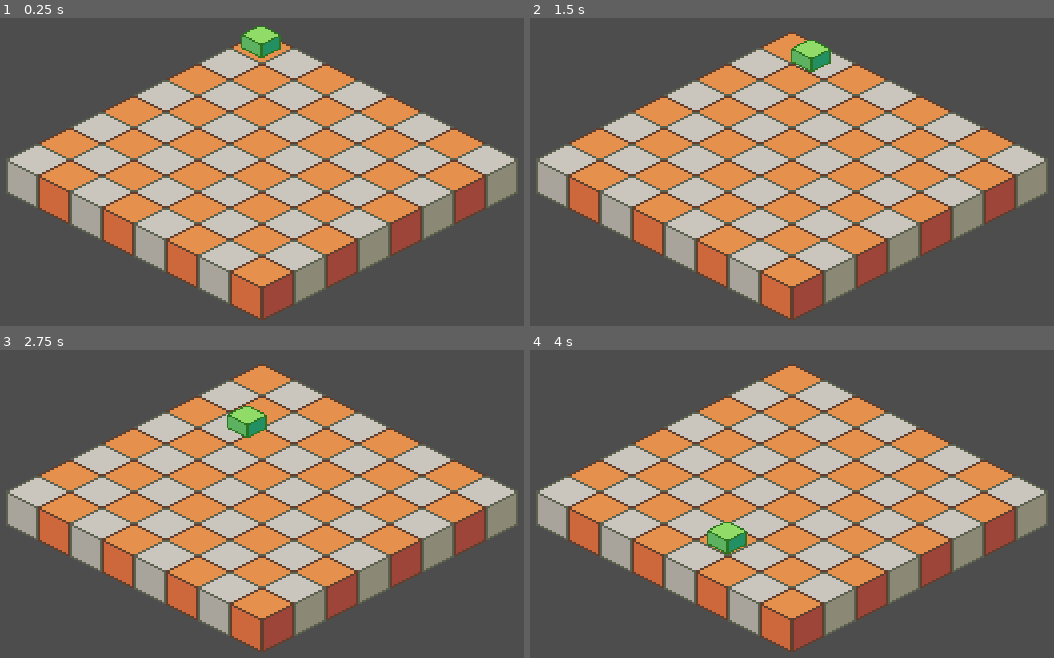
Above: before the commit, frames 1-4 (two rows, left to right).
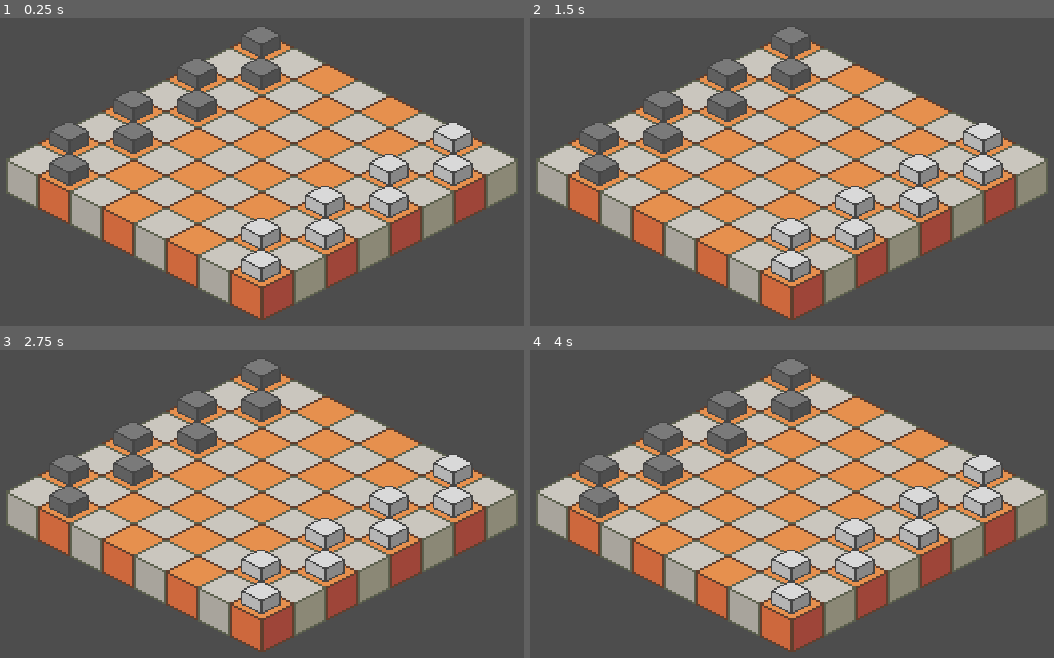
Above: after the commit, the same moments.

Repository: kroraf/checkersproject
Game: Godot game, scene res://scenes/game.tscn
Two runs of this game, one before a commit and one after it. Both use one fixed random seed, a clock stepped at 60 frames per second and the inputs below.
Inputs (mouse positions are in pixels of both pictures, inside the frame that each line leads up to):
- Up to frame 1 (0.25 s): no input
- Up to frame 2 (1.5 s): tap Enter at 0.5 s; move the mouse to (928, 153) at 0.52 s; click (928, 153) at 0.6 s; right-click (928, 153) at 0.8 s; tap Space at 1.25 s; move the mouse to (655, 187) at 1.27 s; right-click (655, 187) at 1.35 s
- Up to frame 3 (2.75 s): click (125, 519) at 1.55 s; move the mouse to (319, 423) at 2.02 s; click (319, 423) at 2.1 s; right-click (319, 423) at 2.3 s
- Up to frame 4 (4 s): move the mouse to (755, 574) at 2.77 s; right-click (755, 574) at 2.85 s; click (755, 574) at 3.05 s; move the mouse to (975, 556) at 3.52 s; click (975, 556) at 3.6 s; right-click (975, 556) at 3.8 s

The runs differ from the first frame. In frame 1, 9.3% of the frame differs, in the area x 9-91%, y 2-86%; in frame 2, 9.6%; in frame 3, 9.6%; in frame 4, 9.8%.

Commit message:
Selecting pawns, highlighting tiles
Selecting pawns, highlighting tiles, moving to highlights, pawn outline shader

Diff:
--- a/project.godot
+++ b/project.godot
@@ -15,6 +15,10 @@
 config/features=PackedStringArray("4.3", "Forward Plus")
 config/icon="res://icon.svg"
 
+[autoload]
+
+Events="*res://scripts/Events.gd"
+
 [display]
 
 window/size/viewport_width=320
@@ -30,6 +34,11 @@
 "events": [Object(InputEventMouseButton,"resource_local_to_scene":false,"resource_name":"","device":-1,"window_id":0,"a …(253 unchanged characters)…
 ]
 }
+rmb_click={
+"deadzone": 0.5,
+"events": [Object(InputEventMouseButton,"resource_local_to_scene":false,"resource_name":"","device":-1,"window_id":0,"alt_pressed":false,"shift_pressed":false,"ctrl_pressed":false,"meta_pressed":false,"button_mask":2,"position":Vector2(347, 12),"global_position":Vector2(356, 58),"factor":1.0,"button_index":2,"canceled":false,"pressed":true,"double_click":false,"script":null)
+]
+}
 
 [rendering]
 
--- /dev/null
+++ b/scenes/black_pawn.tscn
@@ -0,0 +1,10 @@
+[gd_scene load_steps=3 format=3 uid="uid://codbcni3tm0ut"]
+
+[ext_resource type="PackedScene" uid="uid://ca0ge5iie1ix" path="res://scenes/pawn.tscn" id="1_caks1"]
+[ext_resource type="Texture2D" uid="uid://ca7ajc5fji80f" path="res://assets/tiles/small-cube-black.png" id="2_p4bpo"]
+
+[node name="BlackPawn" instance=ExtResource("1_caks1")]
+type = "black"
+
+[node name="Sprite2D" parent="." index="0"]
+texture = ExtResource("2_p4bpo")
--- a/scenes/pawn.tscn
+++ b/scenes/pawn.tscn
@@ -1,9 +1,13 @@
-[gd_scene load_steps=3 format=3 uid="uid://ca0ge5iie1ix"]
+[gd_scene load_steps=4 format=3 uid="uid://ca0ge5iie1ix"]
 
 [ext_resource type="Script" path="res://scripts/pawn.gd" id="1_ilikc"]
-[ext_resource type="Texture2D" uid="uid://ch3curvdvrp2k" path="res://assets/tiles/small-cube.png" id="2_ckicu"]
+[ext_resource type="Texture2D" uid="uid://c2lx7n842pmmy" path="res://assets/tiles/small-cube.png" id="2_ckicu"]
 
-[node name="Pawn" type="Node2D"]
+[sub_resource type="CapsuleShape2D" id="CapsuleShape2D_w6d23"]
+radius = 5.99926
+height = 17.9978
+
+[node name="Pawn" type="Area2D"]
 y_sort_enabled = true
 position = Vector2(16, 120)
 script = ExtResource("1_ilikc")
@@ -13,3 +17,10 @@
 scale = Vector2(0.8, 0.8)
 texture = ExtResource("2_ckicu")
 region_rect = Rect2(0, 0, 32, 32)
+
+[node name="CollisionShape2D" type="CollisionShape2D" parent="."]
+position = Vector2(-1, -4)
+rotation = 1.55509
+shape = SubResource("CapsuleShape2D_w6d23")
+
+[connection signal="input_event" from="." to="." method="_on_input_event"]
--- /dev/null
+++ b/scenes/white_pawn.tscn
@@ -0,0 +1,10 @@
+[gd_scene load_steps=3 format=3 uid="uid://txyo4lhfafvr"]
+
+[ext_resource type="PackedScene" uid="uid://ca0ge5iie1ix" path="res://scenes/pawn.tscn" id="1_q4f4s"]
+[ext_resource type="Texture2D" uid="uid://b8atfplikj22" path="res://assets/tiles/small-cube-white.png" id="2_3dg5x"]
+
+[node name="WhitePawn" instance=ExtResource("1_q4f4s")]
+type = "white"
+
+[node name="Sprite2D" parent="." index="0"]
+texture = ExtResource("2_3dg5x")
--- /dev/null
+++ b/scripts/Events.gd
@@ -0,0 +1,3 @@
+extends Node
+
+signal pawn_clicked(pawn_instance: Pawn)
--- a/scripts/game.gd
+++ b/scripts/game.gd
@@ -1,25 +1,36 @@
 extends Node2D
 @onready var board: TileMapLayer = $Board
 @onready var highlighter: Node2D = $Board/Highlighter
+@onready var camera_2d = $Camera2D
 
 var base_pawn = preload("res://scenes/pawn.tscn")
+var black_pawn = preload("res://scenes/black_pawn.tscn")
+var white_pawn = preload("res://scenes/white_pawn.tscn")
+const outline_shader = preload("res://shaders/pawn_outline.gdshader")
 
 var cell_color = {"orange": Vector2i(0, 6), "gray": Vector2i(0, 3)}
+var outline = ShaderMaterial.new()
+
+var BLACK_PAWN_START_COORDINATES = [Vector2i(0, 0), Vector2i(0, 2), Vector2i(0, 4), Vector2i(0, 6),
+									Vector2i(1, 1), Vector2i(1, 3), Vector2i(1, 5), Vector2i(1, 7)]
+
+var WHITE_PAWN_START_COORDINATES = [Vector2i(6, 6), Vector2i(6, 4), Vector2i(6, 2), Vector2i(6, 0),
+									Vector2i(7, 7), Vector2i(7, 5), Vector2i(7, 3), Vector2i(7, 1)]
 
 signal clicked_on_board(destination)
 
+var selected_pawn: Pawn = null
+var possible_destination_tiles: Array[Vector2i] = []
+var highlighted_tiles: Array[Vector2i] = []
+
 # Called when the node enters the scene tree for the first time.
 func _ready() -> void:
-
-	var piece_instance = base_pawn.instantiate()
-	add_child(piece_instance, true)
-	piece_instance.position = board.map_to_local(Vector2i(0, 0))
-	if not clicked_on_board.is_connected(piece_instance.move):
-		clicked_on_board.connect(piece_instance.move)
-
+	create_pawns()
+	Events.pawn_clicked.connect(_on_pawn_clicked)
+	_setup_outline_shader()
 
 # Called every frame. 'delta' is the elapsed time since the previous frame.
-func _process(delta: float) -> void:
+func _process(_delta: float) -> void:
 	pass
 	#if mouse_in_board_region():
 		#var clicked_cell_coordinates = board.local_to_map(board.get_global_mouse_position())
@@ -32,13 +43,73 @@
 		var clicked_cell_coordinates = board.local_to_map(board.get_global_mouse_position())
 		var clicked_cell_position = board.map_to_local(clicked_cell_coordinates)
 		var cell_data = board.get_cell_tile_data(clicked_cell_coordinates)
-		if cell_data and board.get_cell_atlas_coords(clicked_cell_coordinates) == cell_color["orange"]:
-			clicked_on_board.emit(clicked_cell_position)
+		if cell_data:
+			if selected_pawn and clicked_cell_coordinates in possible_destination_tiles:
+				undo_highlight()
+				await selected_pawn.move(clicked_cell_position).finished
+				piece_move_finished()
+	if Input.is_action_just_pressed("rmb_click"):
+		deselect_pawn()
 
 func mouse_in_board_region():
 	var cell_coordinates = board.local_to_map(board.get_global_mouse_position())
-	var cell_position = board.map_to_local(cell_coordinates)
 	var cell_data = board.get_cell_tile_data(cell_coordinates)
 	if cell_data:
 		return true
 	return false
+
+func create_pawns():
+	for i in BLACK_PAWN_START_COORDINATES:
+		var pawn_instance = black_pawn.instantiate()
+		add_child(pawn_instance, true)
+		pawn_instance.position = board.map_to_local(i)
+	for i in WHITE_PAWN_START_COORDINATES:
+		var pawn_instance = white_pawn.instantiate()
+		add_child(pawn_instance, true)
+		pawn_instance.position = board.map_to_local(i)
+
+func _on_pawn_clicked(pawn_instance: Pawn):
+	if not selected_pawn:
+		select_pawn(pawn_instance)
+	else:
+		if selected_pawn == pawn_instance:
+			deselect_pawn()
+		else:
+			print("You cannot select {0}. A pawn is already selected".format([pawn_instance]))
+
+func select_pawn(pawn: Pawn):
+	print("{0}: {1}".format([pawn, board.local_to_map(pawn.position)]))
+	selected_pawn = pawn
+	selected_pawn.z_index = 10
+	highlight_possible_movement(pawn)
+	selected_pawn.sprite_2d.set_material(outline)
+
+func deselect_pawn():
+	if selected_pawn:
+		selected_pawn.z_index = 0
+		selected_pawn.sprite_2d.set_material(null)
+		selected_pawn = null
+		undo_highlight()
+
+
+func highlight_possible_movement(pawn: Pawn):
+	var pawn_coordinates: Vector2i = board.local_to_map(pawn.position)
+	possible_destination_tiles.append(Vector2i(pawn_coordinates.x + 1, pawn_coordinates.y - 1))
+	possible_destination_tiles.append(Vector2i(pawn_coordinates.x + 1, pawn_coordinates.y + 1))
+	if pawn.type == "black":
+		for i in possible_destination_tiles:
+			board.set_cell(i, 0, Vector2i(0, 0))
+			highlighted_tiles.append(i)
+
+func undo_highlight():
+	for tile in highlighted_tiles:
+		board.set_cell(tile, 0, Vector2i(0, 6))
+	highlighted_tiles.clear()
+	possible_destination_tiles.clear()
+
+func _setup_outline_shader() -> void:
+	outline.set_shader(outline_shader)
+	outline.set_shader_parameter("outline_color", Color("5b83c9"))
+
+func piece_move_finished():
+	deselect_pawn()
--- a/scripts/pawn.gd
+++ b/scripts/pawn.gd
@@ -1,7 +1,10 @@
 extends Node2D
+class_name Pawn
+@onready var sprite_2d: Sprite2D = $Sprite2D
 
 
-# Called when the node enters the scene tree for the first time.
+@export_enum("black", "white") var type: String
+
 func _ready() -> void:
 	pass # Replace with function body.
 
@@ -10,3 +13,8 @@
 	var move_tween: Tween
 	move_tween = get_tree().create_tween()
 	move_tween.tween_property(self, "position", destination, 0.03 * distance).from_current().set_trans(Tween.TRANS_SPRING)
+	return move_tween
+
+func _on_input_event(viewport, event, shape_idx):
+	if Input.is_action_just_pressed("lmb_click"):
+		Events.pawn_clicked.emit(self)
--- /dev/null
+++ b/shaders/pawn_outline.gdshader
@@ -0,0 +1,27 @@
+shader_type canvas_item;
+
+uniform vec4 outline_color : source_color;
+
+void fragment() {
+	float size_x = 1.0/float(textureSize(TEXTURE, 0).x);
+	float size_y = 1.0/float(textureSize(TEXTURE, 0).y);
+	vec4 sprite_color = texture(TEXTURE, UV);
+	float alpha = -4.0 * sprite_color.a;
+	alpha += texture(TEXTURE, UV + vec2(size_x, 0)).a;
+	alpha += texture(TEXTURE, UV + vec2(-size_x, 0)).a;
+	alpha += texture(TEXTURE, UV + vec2(0, size_y)).a;
+	alpha += texture(TEXTURE, UV + vec2(0, -size_y)).a;
+	//For outlining corners
+	//Change the -4.0 to -8.0 in alpa if adding these lines
+	/*alpha += texture(TEXTURE, UV + vec2(size_x, size_y)).a;
+	alpha += texture(TEXTURE, UV + vec2(-size_x, size_y)).a;
+	alpha += texture(TEXTURE, UV + vec2(-size_x, -size_y)).a;
+	alpha += texture(TEXTURE, UV + vec2(size_x, -size_y)).a;*/
+	vec4 final_color = mix(sprite_color, outline_color, clamp(alpha, 0.0, 1.0));
+	COLOR = vec4(final_color.rgb, clamp(abs(alpha) + sprite_color.a, 0.0, 1.0));
+}
+
+//void light() {
+	// Called for every pixel for every light affecting the CanvasItem.
+	// Uncomment to replace the default light processing function with this one.
+//}
Binary file added: assets/tiles/small-cube-black.png
Binary file added: assets/tiles/small-cube-white.png
Not shown: 1 places in scenes/board.tscn that only renumber resources
Not shown: 1 places in scenes/game.tscn that only renumber resources
